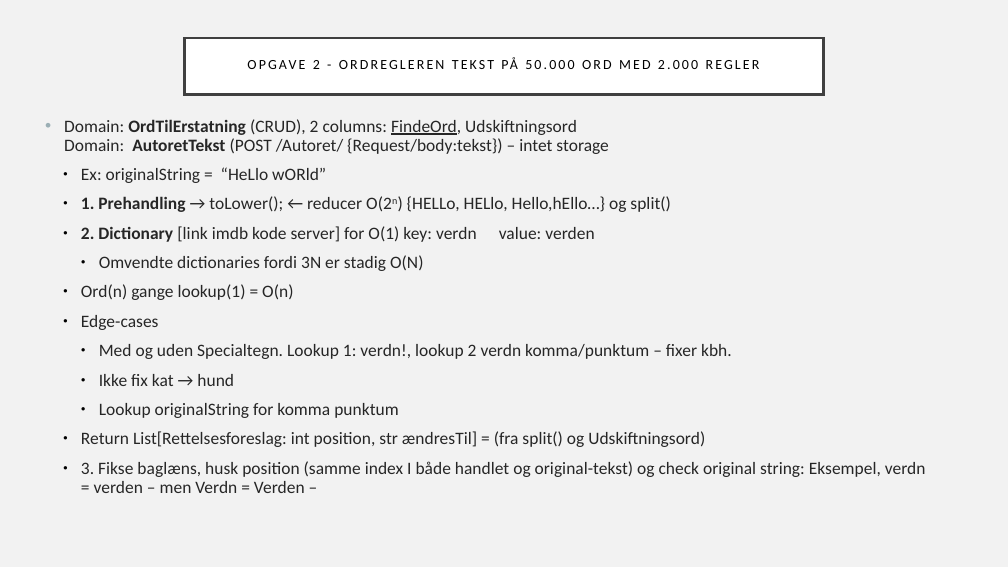
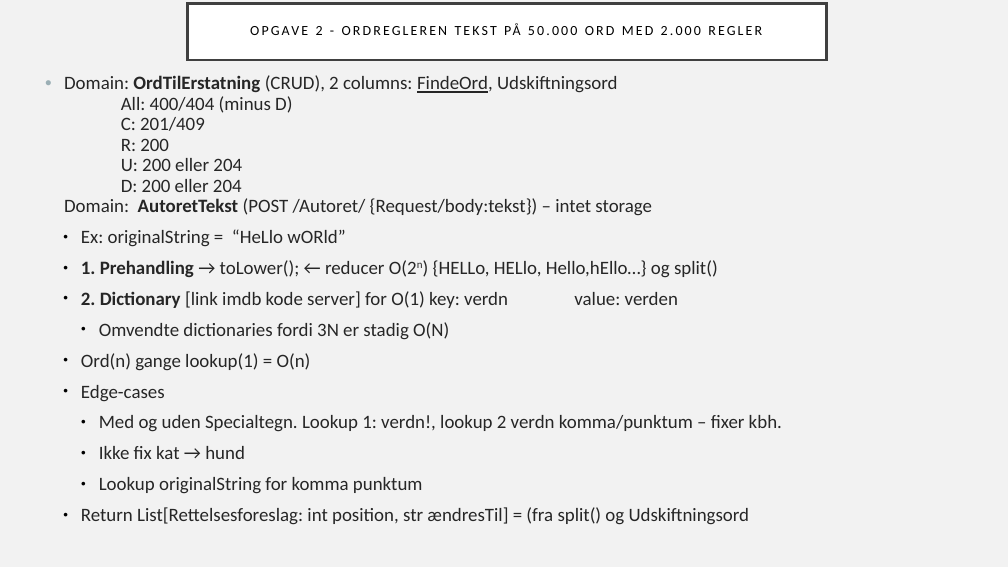
Before and after one commit to Grumlebob/JobInterviewRitzau, a slide deck: slide 4 of Ritzau.odp. Drawn at 1008x567 pixels with LibreOffice and Linux fonts; fonts in the diff are those of the drawing. Boxes give left, top, right and bottom in pixels: in the first picture for what was removed or moved away, otherwise in the second. Text is boxed around its words. In the diff, an @@ line names an element or a change of style, - is before the commit and + after.

Commit message:
Opgave 2 bullets + links til egne projekter

```diff
--- a/Ritzau.odp
+++ b/Ritzau.odp
@@ title "OPGAVE 2 - ORDREGLEREN TEKST ...": place and size @@
-title "OPGAVE 2 - ORDREGLEREN TEKST ..." at <box>185,38,823,95</box>
+title "OPGAVE 2 - ORDREGLEREN TEKST ..." at <box>188,4,827,60</box>
@@ text "Domain: OrdTilErstatning (CRUD), 2 columns: ...": place and size @@
-text "Domain: OrdTilErstatning (CRUD), 2 columns: ..." at <box>64,119,926,493</box>
+text "Domain: OrdTilErstatning (CRUD), 2 columns: ..." at <box>64,75,782,525</box>
@@ text at <box>64,75,652,215</box>: text changed; size 16.6 to 18 pt @@
-• Domain: OrdTilErstatning (CRUD), 2 columns: FindeOrd, Udskiftningsord
-  Domain: AutoretTekst (POST /Autoret/ {Request/body:tekst}) – intet storage
+• Domain: OrdTilErstatning (CRUD), 2 columns: FindeOrd, Udskiftningsord
+  All: 400/404 (minus D)
+  C: 201/409
+  R: 200
+  U: 200 eller 204
+  D: 200 eller 204
+  Domain: AutoretTekst (POST /Autoret/ {Request/body:tekst}) – intet storage
@@ text at <box>81,229,782,494</box>: size 16.6 to 18 pt in "Ex: originalString = “HeLlo wORld”", "1. Prehandling → toLower(); ← reducer O(2n) ...", "2. Dictionary [link imdb kode server] for ...", "Omvendte dictionaries fordi 3N er stadig O(N)" and 5 more places @@
@@ text at <box>81,507,750,525</box>: text changed; size 16.6 to 18 pt @@
-  ● Return List[Rettelsesforeslag: int position, str ændresTil] = (fra split() og Udskiftningsord)
-  ● 3. Fikse baglæns, husk position (samme index I både handlet og original-tekst) og check original string: Eksempel, verdn = verden – men Verdn = Verden –
+  ● Return List[Rettelsesforeslag: int position, str ændresTil] = (fra split() og Udskiftningsord
```
Also in this commit, not shown: 6 other slides changed, 2 slides added, 1 slide removed, 3 other files.
